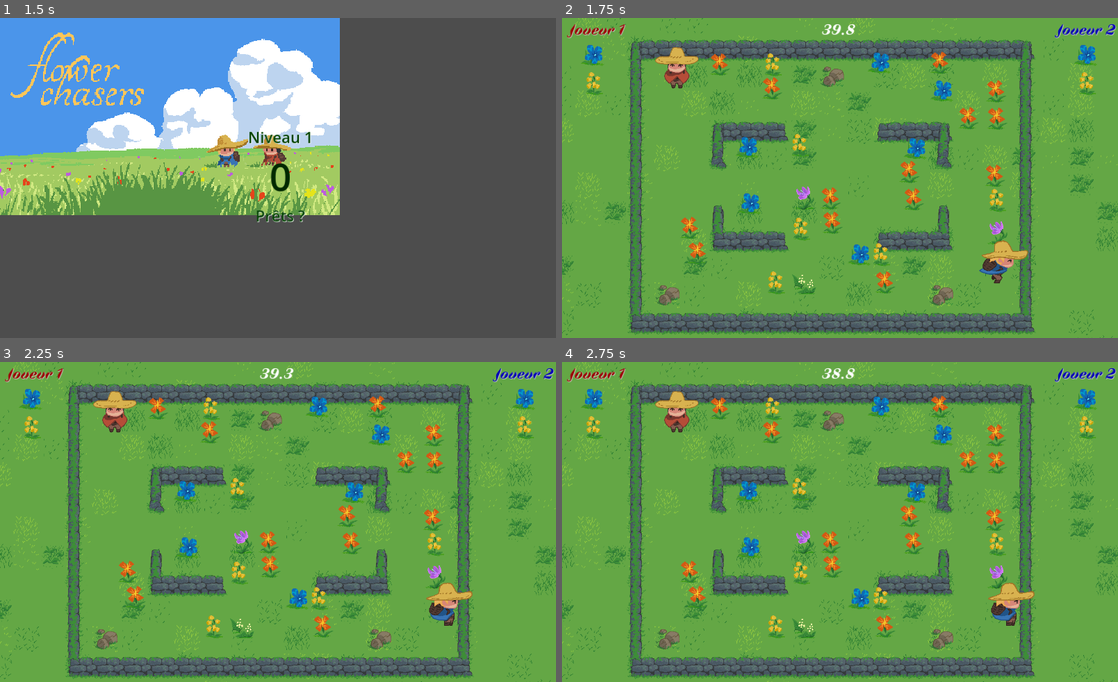
Above: before the commit, frames 1-4 (two rows, left to right).
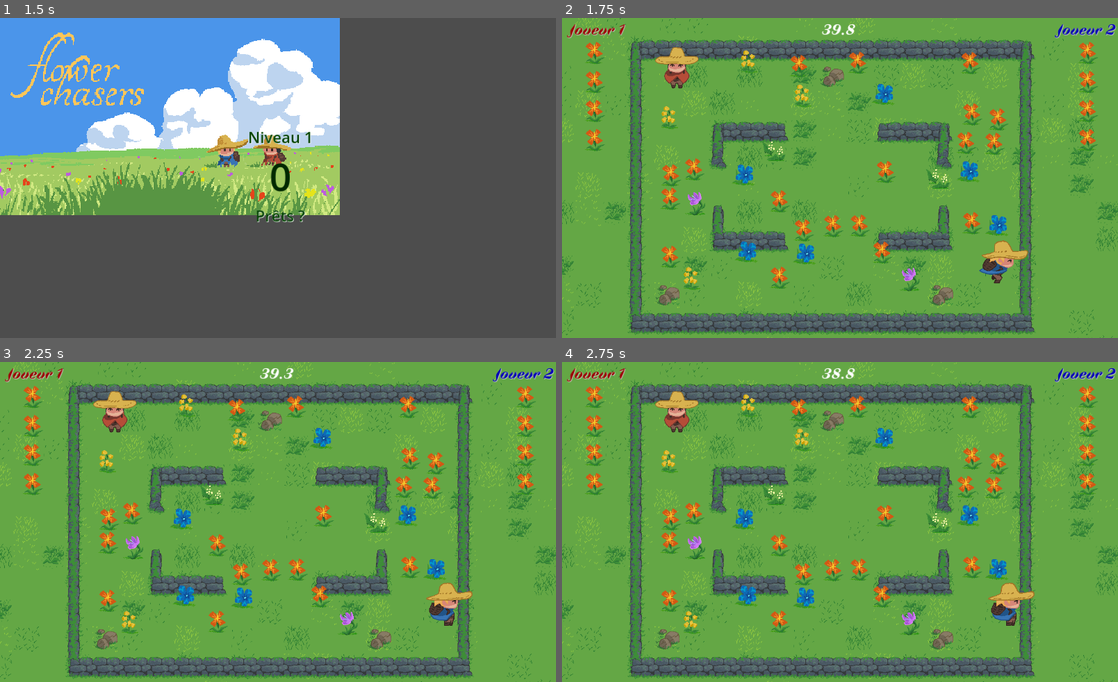
Above: after the commit, the same moments.

Repository: FablabMurat/2025GameJamCantal-1
Game: Godot game, scene res://root.tscn
Two runs of this game, one before a commit and one after it. Both use one fixed random seed, a clock stepped at 60 frames per second and the inputs below.
Inputs:
- Up to frame 1 (1.5 s): click "Start !" at 0.5 s; tap Enter (ui_accept) at 1.25 s; hold Right (ui_right) from 1.28 s (still down)
- Up to frame 2 (1.75 s): keep holding Right (ui_right); tap Enter (ui_accept) at 1.52 s
- Up to frame 3 (2.25 s): keep holding Right (ui_right)
- Up to frame 4 (2.75 s): keep holding Right (ui_right); tap Enter (ui_accept) at 2.27 s

Frame 1 is identical in both runs. In frame 2, 8.4% of the frame differs, in the area x 3-97%, y 7-87%; in frame 3, 8.4%; in frame 4, 8.4%.

Commit message:
Début de Refactoring pour plus de lisibilité sur la notion de Niveau et ses caractéristiques. Création d'une class Niveau dont hérite les niveaux 1,2,3,4,5 Création d'une scène ZoneJeu (ancien Niveau)

Diff:
--- a/niveau.gd
+++ b/niveau.gd
@@ -1,227 +1,11 @@
 extends Node2D
-
-var perso1
-var perso2
-
-var mission : Array
-var dureemax : float = 0.0
-var sollayer : TileMapLayer
-var map_rect : Rect2
-var allflowers : Array[int]
-
-const RANDFLOWERS = 25
-
-signal collect(perso,flowertype)
-signal niveaufini(winner : Perso)
+class_name Niveau
 
 # Called when the node enters the scene tree for the first time.
 func _ready() -> void:
-	semegazon()
-	setupLevelYSort()
-	#var nbtotal = mission.reduce(func sum(total,nb): return total+nb*2) + 15
-	newplants(mission.map(func xx(elt): return elt*2),RANDFLOWERS)
-	# Duree max de la mission
-	if dureemax > 0.0 :
-		$DureeJeuTimer.start(dureemax)
-		%LabelDuree.show()
-		updateduree()
-	else:
-		%LabelDuree.hide()
-
-func setupLevelYSort():
-	var niveau: CanvasItem = $ZoneJeu/MarkerLevel.get_child(0)
-	niveau.z_index = 0
-	niveau.y_sort_enabled = true
-	niveau.z_as_relative = false
-
-	var obstacles = $ZoneJeu/MarkerLevel.get_child(0).get_node("Obstacles")
-	obstacles.z_index = 1
-	obstacles.y_sort_enabled = true
-	obstacles.z_as_relative = false
-
-func semegazon() :
-	var cells = Array()
-	for x in range(-3,22):
-		for y in range(-1,13):
-			cells.append(Vector2i(x,y))
-	$ZoneJeu/LayerGazon.set_cells_terrain_connect(cells,0,0,false)
-
-var plantetscn = preload("res://plante.tscn")
-var used_cells
-
-func newplants(tabspawn : Array, nrandom : int):
-	used_cells = {}
-	# plantes pour la mission
-	for i in range(tabspawn.size()):
-		if tabspawn[i] > 0 :
-			for nbplants in range(tabspawn[i]) :
-				var newplant = plantetscn.instantiate()
-				addplant(i+1,newplant)
-
-	# plantes supplémentaires (décor et effets)
-	for i in range(nrandom):
-		var newplant = plantetscn.instantiate()
-
-		var rand = randf()
-		if rand < 0.1:
-			# 10% de plantes de téléportation
-			addplant(5,newplant)
-		elif rand < 0.2:
-			# 10% de plantes de speedboost
-			addplant(4,newplant)
-		elif rand < 0.35:
-			# 15% de plantes de stun
-			addplant(3,newplant)
-		elif rand < 0.5:
-			# 15% de plantes bleues à collecter, sans effet
-			addplant(2,newplant)
-		else:
-			# 50% de plantes de décoration, sans effet
-			addplant(1,newplant)
-
-func addplant(idxplant, newplant):
-	var niveau = $ZoneJeu/MarkerLevel.get_child(0)
-	var fleurs_tilemap = niveau.get_node("Fleurs")
-	var all_cells = fleurs_tilemap.get_used_cells()
-	var available_cells = all_cells.filter(func(cell): return not used_cells.has(cell))
-	fleurs_tilemap.visible = false
-	if available_cells.size() == 0:
-		push_warning("No available cells!")
-		return
-
-	var random_cell = available_cells[randi() % available_cells.size()]
-	used_cells[random_cell] = true
-
-	var ecartmax = 10
-	newplant.position = fleurs_tilemap.map_to_local(random_cell);
-	newplant.position += Vector2(randi_range(-ecartmax,ecartmax),randi_range(-ecartmax,ecartmax))
-
-	#newplant.y_sort_enabled = true
-	#newplant.z_index = 1
-
-	newplant.settype(idxplant)
-	match idxplant:
-		1:  # décoration, sans effet
-			newplant.nocontact()
-		2:  # sans effet, mais ramassables
-			newplant.isspecial()
-			newplant.attrape.connect(fleurattrapee)
-		3:  # stun, mais ramassables
-			newplant.isspecial()
-			newplant.attrape.connect(fleurattrapee)
-			newplant.canStun = true
-		4:  # speedboost, mais ramassables
-			newplant.isspecial()
-			newplant.attrape.connect(fleurattrapee)
-			newplant.canSpeedBoost = true
-		5:  # téléportation par swap, mais ramassables
-			newplant.isspecial()
-			newplant.attrape.connect(fleurattrapee)
-			newplant.swapPosition.connect(swap_player_positions)
-			newplant.canSwapPosition = true
-		_:
-			newplant.nocontact()
-	$ZoneJeu/MarkerLevel.get_child(0).add_child(newplant)
-	allflowers[idxplant-1] += 1
-
-func setmission(newmission : Dictionary):
-	# La partie contenu de la mission : fleurs à collecter
-	self.mission = newmission["mission"].duplicate()
-	allflowers.resize(mission.size())
-
-	for nj in range(1,3) :
-		for i in range(0,mission.size()) :
-			if mission[i] != 0 :
-				for n in range(0,mission[i]) :
-					var ctrlImage = TextureRectFlower.new(i+1)
-					if nj == 1 :
-						%VBoxContainer1.add_child(ctrlImage)
-					elif nj == 2 :
-						%VBoxContainer2.add_child(ctrlImage)
-
-	# La partie duree max de la mission
-	if newmission.has("duree"):
-		self.dureemax = newmission["duree"]
-		# start du timer dans le _ready
-
-func updateduree():
-	if dureemax > 0 :
-		%LabelDuree.text = "%.1f" % $DureeJeuTimer.time_left
-
-func addlevelmap(level: int):
-	var leveltscn = load("res://niveau_%d.tscn" % level)
-	var levelmap : Node2D = leveltscn.instantiate()
-	sollayer = levelmap.get_child(0)
-	map_rect = sollayer.get_used_rect()
-	%MarkerLevel.add_child(levelmap)
-
-	spawnpersos()
-
-func spawnpersos():
-	var persotscn = preload("res://perso.tscn")
-	var posj
-	posj = %MarkerLevel.get_child(0).get_node("Pos_J1")
-	perso1 = persotscn.instantiate()
-	perso1.position = posj.position
-	perso1.start(1,mission)
-	perso1.updatepanier.connect(removeflower.bind())
-	perso1.missionfinie.connect(endoflevel.bind())
-
-	$ZoneJeu/MarkerLevel.get_child(0).add_child(perso1)
-	posj = %MarkerLevel.get_child(0).get_node("Pos_J2")
-	perso2 = persotscn.instantiate()
-	perso2.position = posj.position
-	perso2.start(2,mission)
-	perso2.updatepanier.connect(removeflower.bind())
-	perso2.missionfinie.connect(endoflevel.bind())
-	$ZoneJeu/MarkerLevel.get_child(0).add_child(perso2)
-
-func fleurattrapee(perso, fleur):
-	#print ("Fleur ",fleur.flowertype," attrapée par ",perso.nperso)
-	#print("1 : ",perso1.mission)
-	#print("2 : ",perso2.mission)
-
-	perso.fleurattrapee(fleur)
-	allflowers[fleur.flowertype -1 ] -= 1
-	if checkmatchnul() :
-		niveaufini.emit(0)
-	fleur.queue_free()
-
-func removeflower(nperso,flowertype):
-	if nperso == 1 :
-		for vb in %VBoxContainer1.get_children() :
-			if vb is TextureRectFlower :
-				if vb.flowertype == flowertype :
-					vb.queue_free()
-					return
-	elif nperso == 2:
-		for vb in %VBoxContainer2.get_children() :
-			if vb is TextureRectFlower :
-				if vb.flowertype == flowertype :
-					vb.queue_free()
-					return
-
-func checkmatchnul():
-	for perso in [perso1,perso2] :
-		for idx in range(perso.mission.size()) :
-			if perso.mission[idx] > 0  and allflowers[idx] >= perso.mission[idx] :
-				# Un personnage peut encore gagner
-				#print ("%d peut gagner grace à %d" % [perso.nperso,idx])
-				return false
-	return true
-
-func _on_duree_jeu_timer_timeout() -> void:
-	# qui gagne ? FIXME
-	endoflevel(0)
-
-func endoflevel(nperso):
-	niveaufini.emit(nperso)
+	print ("Ceci est un niveau")
+	pass # Replace with function body.
 
 # Called every frame. 'delta' is the elapsed time since the previous frame.
 func _process(delta: float) -> void:
-	updateduree()
-
-func swap_player_positions():
-	var temp_pos = perso1.position
-	perso1.position = perso2.position
-	perso2.position = temp_pos
+	pass
--- a/niveau_1.tscn
+++ b/niveau_1.tscn
@@ -1,9 +1,10 @@
-[gd_scene load_steps=2 format=4 uid="uid://ba2g01triy6rg"]
+[gd_scene load_steps=3 format=4 uid="uid://ba2g01triy6rg"]
 
 [ext_resource type="TileSet" uid="uid://i2gurbxbug2t" path="res://Ressources/Images/tileset_wip.tres" id="1_l6w68"]
+[ext_resource type="Script" path="res://niveau.gd" id="1_ry3bt"]
 
 [node name="Niveau_1" type="Node2D"]
-y_sort_enabled = true
+script = ExtResource("1_ry3bt")
 
 [node name="Sol" type="TileMapLayer" parent="."]
 tile_map_data = PackedByteArray("AAABAAAAAgABAAMAAAAEAAAAAgAEAAIAAAADAAAAAgABAAMAAAACAAAAAgAIAAQAAAAFAAAAAgAIAAMAAAAGAA …(2560 unchanged characters)…
--- a/niveau_2.tscn
+++ b/niveau_2.tscn
@@ -1,9 +1,11 @@
-[gd_scene load_steps=2 format=4 uid="uid://m5a8h5hodrij"]
+[gd_scene load_steps=3 format=4 uid="uid://m5a8h5hodrij"]
 
+[ext_resource type="Script" path="res://niveau.gd" id="1_c4dff"]
 [ext_resource type="TileSet" uid="uid://i2gurbxbug2t" path="res://Ressources/Images/tileset_wip.tres" id="1_i7s4h"]
 
 [node name="Niveau_2" type="Node2D"]
 y_sort_enabled = true
+script = ExtResource("1_c4dff")
 
 [node name="Sol" type="TileMapLayer" parent="."]
 tile_map_data = PackedByteArray("AAABAAAAAgABAAMAAAAEAAAAAgAEAAIAAAADAAAAAgABAAMAAAACAAAAAgAIAAQAAAAFAAAAAgAIAAMAAAAGAA …(2560 unchanged characters)…
--- a/niveau_3.tscn
+++ b/niveau_3.tscn
@@ -1,9 +1,11 @@
-[gd_scene load_steps=2 format=4 uid="uid://cf8uf738qqsdn"]
+[gd_scene load_steps=3 format=4 uid="uid://cf8uf738qqsdn"]
 
 [ext_resource type="TileSet" uid="uid://i2gurbxbug2t" path="res://Ressources/Images/tileset_wip.tres" id="1_nck4k"]
+[ext_resource type="Script" path="res://niveau.gd" id="1_o3qad"]
 
 [node name="Niveau_3" type="Node2D"]
 y_sort_enabled = true
+script = ExtResource("1_o3qad")
 
 [node name="Sol" type="TileMapLayer" parent="."]
 tile_map_data = PackedByteArray("AAABAAAAAgABAAMAAAAEAAAAAgAEAAIAAAADAAAAAgABAAMAAAACAAAAAgAIAAQAAAAFAAAAAgAIAAMAAAAGAA …(2560 unchanged characters)…
--- a/niveau_4.tscn
+++ b/niveau_4.tscn
@@ -1,11 +1,13 @@
-[gd_scene load_steps=2 format=4 uid="uid://dt2igvqbllcnj"]
+[gd_scene load_steps=3 format=4 uid="uid://dt2igvqbllcnj"]
 
+[ext_resource type="Script" path="res://niveau.gd" id="1_28r72"]
 [ext_resource type="TileSet" uid="uid://i2gurbxbug2t" path="res://Ressources/Images/tileset_wip.tres" id="1_ac6rh"]
 
 [node name="Niveau_4" type="Node2D"]
 z_index = 1
 z_as_relative = false
 y_sort_enabled = true
+script = ExtResource("1_28r72")
 
 [node name="Sol" type="TileMapLayer" parent="."]
 tile_map_data = PackedByteArray("AAABAAAAAgABAAMAAAAEAAAAAgAEAAIAAAADAAAAAgABAAMAAAACAAAAAgAIAAQAAAAFAAAAAgAIAAMAAAAGAA …(2560 unchanged characters)…
--- a/niveau_5.tscn
+++ b/niveau_5.tscn
@@ -1,11 +1,13 @@
-[gd_scene load_steps=2 format=4 uid="uid://cm6o25vaentoo"]
+[gd_scene load_steps=3 format=4 uid="uid://cm6o25vaentoo"]
 
+[ext_resource type="Script" path="res://niveau.gd" id="1_7lc0m"]
 [ext_resource type="TileSet" uid="uid://i2gurbxbug2t" path="res://Ressources/Images/tileset_wip.tres" id="1_4014o"]
 
 [node name="Niveau_5" type="Node2D"]
 z_index = 1
 z_as_relative = false
 y_sort_enabled = true
+script = ExtResource("1_7lc0m")
 
 [node name="Sol" type="TileMapLayer" parent="."]
 tile_map_data = PackedByteArray("AAABAAAAAgABAAMAAAAEAAAAAgAEAAIAAAADAAAAAgABAAMAAAACAAAAAgAIAAQAAAAFAAAAAgAIAAMAAAAGAA …(2560 unchanged characters)…
--- a/perso.gd
+++ b/perso.gd
@@ -43,7 +43,7 @@
 	$AnimatedSprite2D.sprite_frames = load("res://joueur_%d.tres" % nperso)
 
 
-func fleurattrapee(fleur : Plante):
+func fleurcueillie(fleur : Plante):
 	if mission[fleur.flowertype-1] > 0 :
 		# il faut en supprimer une du panier
 		updatepanier.emit(nperso,fleur.flowertype)
--- a/plante.gd
+++ b/plante.gd
@@ -47,6 +47,24 @@
 	if cangrow :
 		self.scale = Vector2(0.01,0.01)
 		growdirection = 1
+
+	match ft:
+		1:  # décoration, sans effet
+			nocontact()
+		2:  # sans effet, mais ramassables
+			isspecial()
+		3:  # stun, mais ramassables
+			isspecial()
+			canStun = true
+		4:  # speedboost, mais ramassables
+			isspecial()
+			canSpeedBoost = true
+		5:  # téléportation par swap, mais ramassables
+			isspecial()
+			canSwapPosition = true
+		_:
+			nocontact()
+
 
 # Called every frame. 'delta' is the elapsed time since the previous frame.
 func _process(delta: float) -> void:
--- a/root.gd
+++ b/root.gd
@@ -9,11 +9,12 @@
 @export var disable_start_countdown : bool = false
 
 var levels : Array[Dictionary]
-var niveau : Node2D
+var zonejeu : ZoneJeu
 var score : Array[int]
 
 # Called when the node enters the scene tree for the first time.
 func _ready() -> void:
+	levels.append({"mission" : [4,0,0,0,0], "grow": true, "duree" :  40})
 	levels.append({"mission" : [0,1,1,0,0], "duree" :  40})
 	levels.append({"mission" : [0,2,1,1,0], "duree" :  60})
 	levels.append({"mission" : [0,3,2,1,0], "duree" :  80})
@@ -71,19 +72,18 @@
 	$CenterContainer.hide()
 	$PanelContainer/TextureRectIntro.hide()
 	$PanelContainer/TextureRectInter.hide()
-	var niveautscn = load("res://niveau.tscn")
-	niveau = niveautscn.instantiate()
-	niveau.collect.connect(collected.bind())
-	niveau.niveaufini.connect(endoflevel.bind())
-	niveau.setmission(levels[level-1])
-	niveau.addlevelmap(level)
-	niveau.process_mode = Node.PROCESS_MODE_PAUSABLE
+	var zonejeutscn = load("res://zonejeu.tscn")
+	zonejeu = zonejeutscn.instantiate()
+	zonejeu.collect.connect(collected.bind())
+	zonejeu.niveaufini.connect(endoflevel.bind())
+	zonejeu.setmission(levels[level-1])
+	zonejeu.addlevelmap(level)
+	zonejeu.process_mode = Node.PROCESS_MODE_PAUSABLE
 	#add_child(niveau)
-	$PanelContainer.add_sibling(niveau)
+	$PanelContainer.add_sibling(zonejeu)
 
 func endoflevel(winner):
-	niveau.call_deferred("queue_free")
-
+	zonejeu.call_deferred("queue_free")
 
 	if winner == 0 :
 		# ni 1 ni 2, donc pas de gagnant car jeu bloqué
--- a/root.tscn
+++ b/root.tscn
@@ -13,6 +13,10 @@
 [node name="Root" type="Node"]
 process_mode = 3
 script = ExtResource("1_1h7cp")
+newlevel_timer = null
+master_volume = null
+music_volume = null
+SFX_volume = null
 disable_start_countdown = true
 
 [node name="PanelContainer" type="PanelContainer" parent="."]
--- /dev/null
+++ b/zonejeu.gd
@@ -0,0 +1,210 @@
+extends Node2D
+class_name ZoneJeu
+
+var perso1
+var perso2
+
+var mission : Array
+var dureemax : float = 0.0
+var sollayer : TileMapLayer
+var map_rect : Rect2
+var allflowers : Array[int]
+
+const RANDFLOWERS = 25
+
+signal collect(perso,flowertype)
+signal niveaufini(winner : Perso)
+
+# Called when the node enters the scene tree for the first time.
+func _ready() -> void:
+	semegazon()
+	setupLevelYSort()
+	#var nbtotal = mission.reduce(func sum(total,nb): return total+nb*2) + 15
+	newplants(mission.map(func xx(elt): return elt*2),RANDFLOWERS)
+	# Duree max de la mission
+	if dureemax > 0.0 :
+		$DureeJeuTimer.start(dureemax)
+		%LabelDuree.show()
+		updateduree()
+	else:
+		%LabelDuree.hide()
+
+func setupLevelYSort():
+	var niveau: CanvasItem = $ZoneLevel/MarkerLevel.get_child(0)
+	niveau.z_index = 0
+	niveau.y_sort_enabled = true
+	niveau.z_as_relative = false
+
+	var obstacles = $ZoneLevel/MarkerLevel.get_child(0).get_node("Obstacles")
+	obstacles.z_index = 1
+	obstacles.y_sort_enabled = true
+	obstacles.z_as_relative = false
+
+func semegazon() :
+	var cells = Array()
+	for x in range(-3,22):
+		for y in range(-1,13):
+			cells.append(Vector2i(x,y))
+	$LayerGazon.set_cells_terrain_connect(cells,0,0,false)
+
+var plantetscn = preload("res://plante.tscn")
+var used_cells
+
+func newplants(tabspawn : Array, nrandom : int):
+	used_cells = {}
+	# plantes pour la mission
+	for i in range(tabspawn.size()):
+		if tabspawn[i] > 0 :
+			for nbplants in range(tabspawn[i]) :
+				var newplant = plantetscn.instantiate()
+				addplant(i+1,newplant)
+
+	# plantes supplémentaires (décor et effets)
+	for i in range(nrandom):
+		var newplant = plantetscn.instantiate()
+
+		var rand = randf()
+		if rand < 0.1:
+			# 10% de plantes de téléportation
+			addplant(5,newplant)
+		elif rand < 0.2:
+			# 10% de plantes de speedboost
+			addplant(4,newplant)
+		elif rand < 0.35:
+			# 15% de plantes de stun
+			addplant(3,newplant)
+		elif rand < 0.5:
+			# 15% de plantes bleues à collecter, sans effet
+			addplant(2,newplant)
+		else:
+			# 50% de plantes de décoration, sans effet
+			addplant(1,newplant)
+
+func addplant(idxplant, newplant):
+	var niveau = $ZoneLevel/MarkerLevel.get_child(0)
+	var fleurs_tilemap = niveau.get_node("Fleurs")
+	var all_cells = fleurs_tilemap.get_used_cells()
+	var available_cells = all_cells.filter(func(cell): return not used_cells.has(cell))
+	fleurs_tilemap.visible = false
+	if available_cells.size() == 0:
+		push_warning("No available cells!")
+		return
+
+	var random_cell = available_cells[randi() % available_cells.size()]
+	used_cells[random_cell] = true
+
+	var ecartmax = 10
+	newplant.position = fleurs_tilemap.map_to_local(random_cell);
+	newplant.position += Vector2(randi_range(-ecartmax,ecartmax),randi_range(-ecartmax,ecartmax))
+
+	#newplant.y_sort_enabled = true
+	#newplant.z_index = 1
+
+	newplant.settype(idxplant)
+	newplant.attrape.connect(fleurcueillie)
+	newplant.swapPosition.connect(swap_player_positions)
+
+	$ZoneLevel/MarkerLevel.get_child(0).add_child(newplant)
+	allflowers[idxplant-1] += 1
+
+func setmission(newmission : Dictionary):
+	# La partie contenu de la mission : fleurs à collecter
+	self.mission = newmission["mission"].duplicate()
+	allflowers.resize(mission.size())
+
+	for nj in range(1,3) :
+		for i in range(0,mission.size()) :
+			if mission[i] != 0 :
+				for n in range(0,mission[i]) :
+					var ctrlImage = TextureRectFlower.new(i+1)
+					if nj == 1 :
+						%VBoxContainer1.add_child(ctrlImage)
+					elif nj == 2 :
+						%VBoxContainer2.add_child(ctrlImage)
+
+	# La partie duree max de la mission
+	if newmission.has("duree"):
+		self.dureemax = newmission["duree"]
+		# start du timer dans le _ready
+
+func updateduree():
+	if dureemax > 0 :
+		%LabelDuree.text = "%.1f" % $DureeJeuTimer.time_left
+
+func addlevelmap(level: int):
+	var leveltscn = load("res://niveau_%d.tscn" % level)
+	var levelmap : Niveau = leveltscn.instantiate()
+	sollayer = levelmap.get_child(0)
+	map_rect = sollayer.get_used_rect()
+	%MarkerLevel.add_child(levelmap)
+
+	spawnpersos()
+
+func spawnpersos():
+	var persotscn = preload("res://perso.tscn")
+	var posj
+	posj = %MarkerLevel.get_child(0).get_node("Pos_J1")
+	perso1 = persotscn.instantiate()
+	perso1.position = posj.position
+	perso1.start(1,mission)
+	perso1.updatepanier.connect(removeflower.bind())
+	perso1.missionfinie.connect(endoflevel.bind())
+
+	$ZoneLevel/MarkerLevel.get_child(0).add_child(perso1)
+	posj = %MarkerLevel.get_child(0).get_node("Pos_J2")
+	perso2 = persotscn.instantiate()
+	perso2.position = posj.position
+	perso2.start(2,mission)
+	perso2.updatepanier.connect(removeflower.bind())
+	perso2.missionfinie.connect(endoflevel.bind())
+	$ZoneLevel/MarkerLevel.get_child(0).add_child(perso2)
+
+func fleurcueillie(perso, fleur):
+	#print ("Fleur ",fleur.flowertype," attrapée par ",perso.nperso)
+	#print("1 : ",perso1.mission)
+	#print("2 : ",perso2.mission)
+
+	perso.fleurcueillie(fleur)
+	allflowers[fleur.flowertype -1 ] -= 1
+	if checkmatchnul() :
+		niveaufini.emit(0)
+	fleur.queue_free()
+
+func removeflower(nperso,flowertype):
+	if nperso == 1 :
+		for vb in %VBoxContainer1.get_children() :
+			if vb is TextureRectFlower :
+				if vb.flowertype == flowertype :
+					vb.queue_free()
+					return
+	elif nperso == 2:
+		for vb in %VBoxContainer2.get_children() :
+			if vb is TextureRectFlower :
+				if vb.flowertype == flowertype :
+					vb.queue_free()
+					return
+
+func checkmatchnul():
+	for perso in [perso1,perso2] :
+		for idx in range(perso.mission.size()) :
+			if perso.mission[idx] > 0  and allflowers[idx] >= perso.mission[idx] :
+				# Un personnage peut encore gagner
+				#print ("%d peut gagner grace à %d" % [perso.nperso,idx])
+				return false
+	return true
+
+func _on_duree_jeu_timer_timeout() -> void:
+	# qui gagne ? FIXME
+	endoflevel(0)
+
+func endoflevel(nperso):
+	niveaufini.emit(nperso)
+
+# Called every frame. 'delta' is the elapsed time since the previous frame.
+func _process(delta: float) -> void:
+	updateduree()
+
+func swap_player_positions():
+	var temp_pos = perso1.position
+	perso1.position = perso2.position
+	perso2.position = temp_pos
--- a/niveau.tscn
+++ b/zonejeu.tscn
@@ -1,8 +1,8 @@
 [gd_scene load_steps=8 format=3 uid="uid://cp8fllwg0m5kk"]
 
-[ext_resource type="Script" path="res://niveau.gd" id="1_evebv"]
-[ext_resource type="FontFile" uid="uid://dev8uh68b6uk" path="res://Ressources/Font/Faune-DisplayBoldItalic.otf" id="2_j6o1o"]
-[ext_resource type="TileSet" uid="uid://i2gurbxbug2t" path="res://Ressources/Images/tileset_wip.tres" id="2_r4xy5"]
+[ext_resource type="Script" path="res://zonejeu.gd" id="1_1no86"]
+[ext_resource type="TileSet" uid="uid://i2gurbxbug2t" path="res://Ressources/Images/tileset_wip.tres" id="2_gaf4e"]
+[ext_resource type="FontFile" uid="uid://dev8uh68b6uk" path="res://Ressources/Font/Faune-DisplayBoldItalic.otf" id="3_e4hnx"]
 
 [sub_resource type="StyleBoxEmpty" id="StyleBoxEmpty_npq7m"]
 
@@ -42,18 +42,18 @@
 corner_radius_bottom_right = 5
 corner_radius_bottom_left = 5
 
-[node name="Niveau" type="Node2D"]
+[node name="ZoneJeu" type="Node2D"]
 y_sort_enabled = true
-script = ExtResource("1_evebv")
-
-[node name="ZoneJeu" type="Node2D" parent="."]
+script = ExtResource("1_1no86")
+
+[node name="LayerGazon" type="TileMapLayer" parent="."]
+position = Vector2(30, -24)
+tile_set = ExtResource("2_gaf4e")
+
+[node name="ZoneLevel" type="Node2D" parent="."]
 position = Vector2(150, 40)
 
-[node name="LayerGazon" type="TileMapLayer" parent="ZoneJeu"]
-position = Vector2(-120, -64)
-tile_set = ExtResource("2_r4xy5")
-
-[node name="MarkerLevel" type="Marker2D" parent="ZoneJeu"]
+[node name="MarkerLevel" type="Marker2D" parent="ZoneLevel"]
 unique_name_in_owner = true
 
 [node name="DureeJeuTimer" type="Timer" parent="."]
Not shown: 3 places in zonejeu.tscn that only renumber resources
